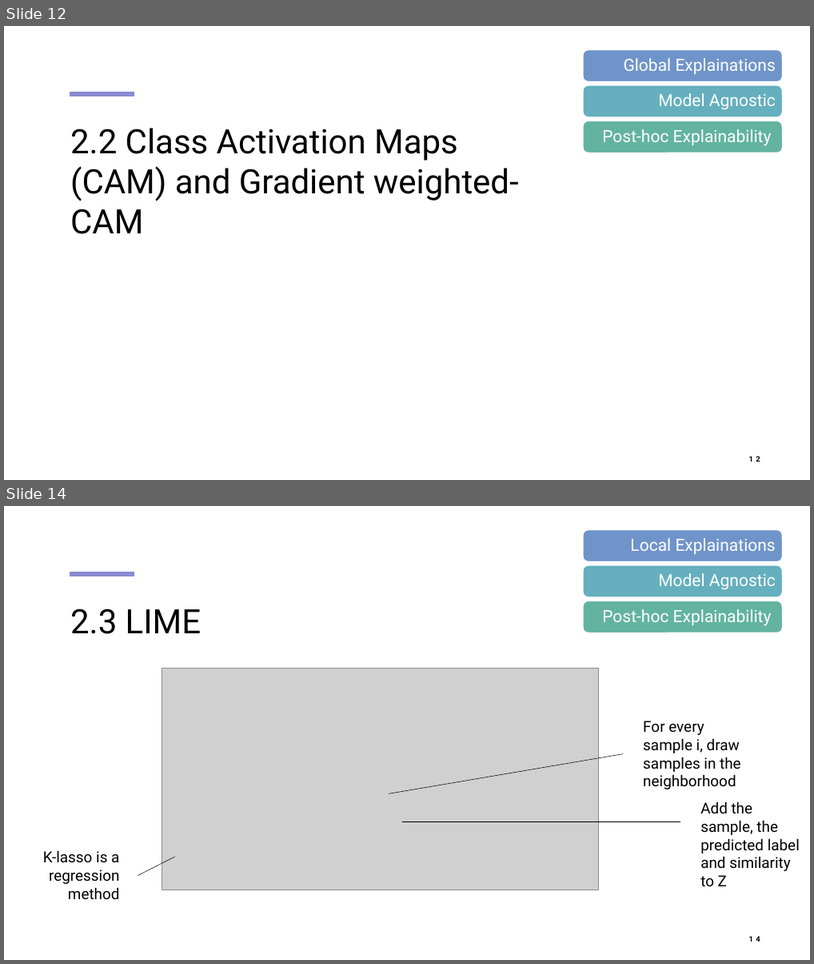
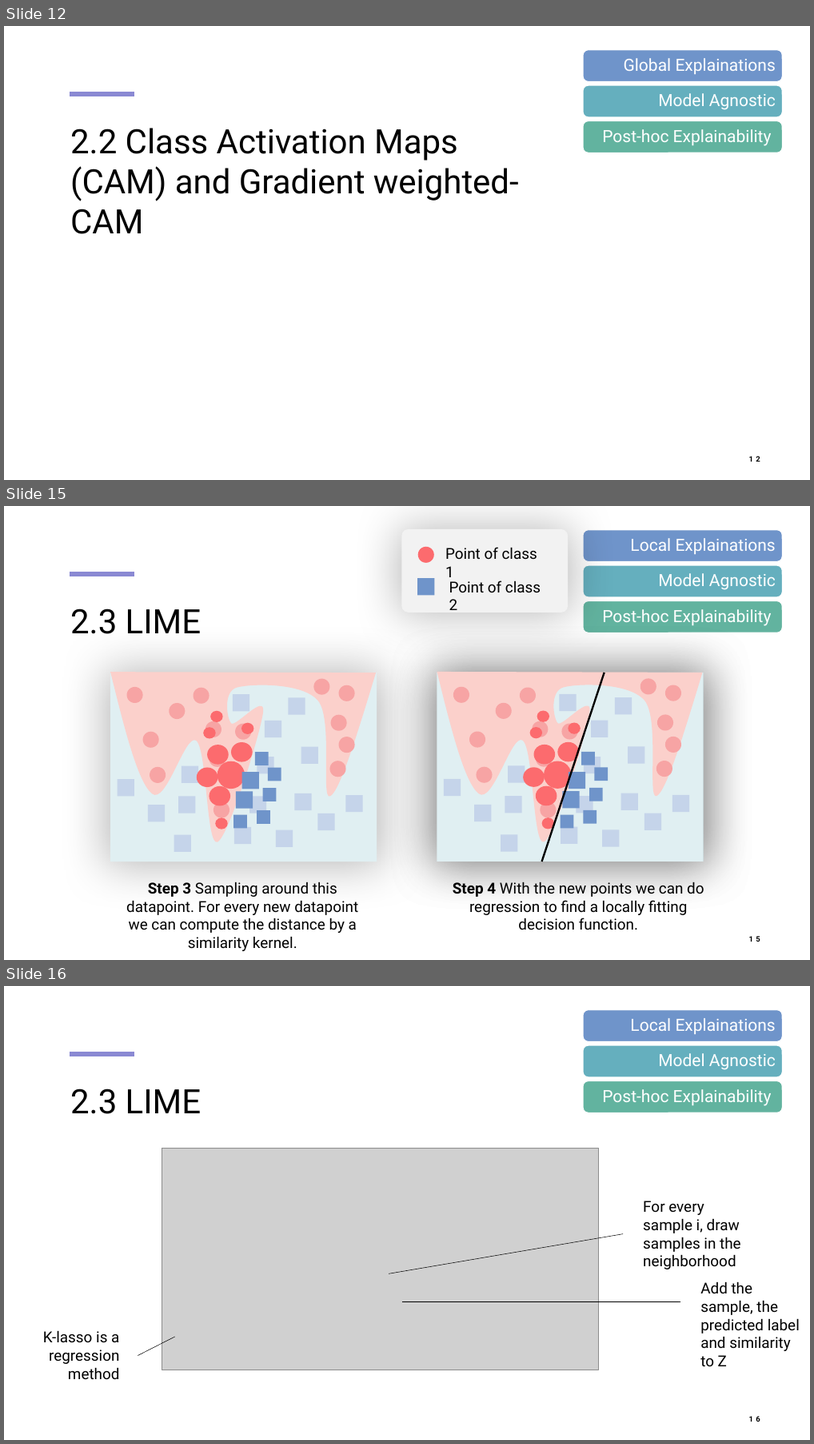
Before and after one commit to mahmouddraz/xai, a slide deck: Presentation Workshop.pptx. Shown one above the other, each under a label of ours: slides 12 and 14 before the commit, slides 12, 15 and 16 after it; the slides between them are not shown. The pictures are 814x964 and 814x1444 pixels, drawn with LibreOffice and Linux fonts; fonts in the diff are those of the drawing; grey boxes stand for pictures. Boxes give left, top, right and bottom in pixels: in the first picture for what was removed or moved away, otherwise in the second. Text is boxed around its words. In the diff, an @@ line names an element or a change of style, - is before the commit and + after.

Commit message:
added more illustrations for LIME

```diff
--- a/Presentation Workshop.pptx
+++ b/Presentation Workshop.pptx
@@ slide 15 added at <box>4,506,810,960</box>, background #FFFFFF; not listed: 1 template element that a slide beside it also shows @@
@@ group added at <box>402,529,569,612</box>: 2 texts, 1 rounded rectangle, 1 ellipse, 1 rectangle @@
+Point of class 1
+Point of class 2
@@ title added at <box>70,608,201,634</box>, 40 pt, text #000000 @@
+2.3 LIME
@@ group added at <box>583,529,783,632</box>: 3 rounded rectangles, 3 texts @@
+Local Explainations
+Model Agnostic
+Post-hoc Explainability
@@ rectangle added at <box>438,672,705,861</box>, fill #E0EFF2 @@
@@ freeform shape added at <box>438,672,703,842</box>, fill #FBD0CB @@
@@ line added from (605, 672) to (542, 861), #000000 2.25 pt @@
@@ group added at <box>110,672,378,861</box>: 24 rectangles, 23 ellipses, 1 freeform shape @@
@@ group added at <box>437,672,704,861</box>: 24 rectangles, 23 ellipses, 1 freeform shape @@
@@ text added at <box>126,881,358,951</box>, 18 pt, text #000000 @@
+Step 3 Sampling around this datapoint. For every new datapoint we can compute the distance by a similarity kernel.
@@ text added at <box>453,881,704,930</box>, 18 pt, text #000000 @@
+Step 4 With the new points we can do regression to find a locally fitting decision function.
@@ page number added at <box>750,936,761,941</box>, 9 pt, text #000000, bold @@
+15
@@ what was slide 14 is now slide 16 @@
@@ page number at <box>750,1416,761,1421</box>: text changed @@
-14
+16
```
Also in this commit, not shown: 1 slide changed, 1 other slide added, 1 other file.
